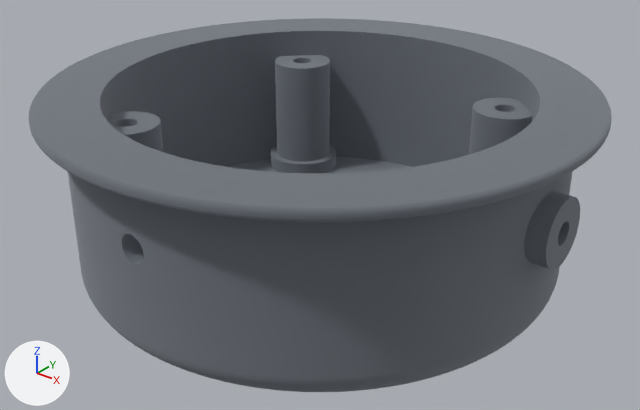
A saved change to the glTF model docs/models/cup.glb.
Both versions are drawn from a camera (50 mm lens) standing at (96.5, -120.6, 86.9) and looking at (1.4, -1.8, 13.3). Lighting does not change. The marker at lower left points along +X, +Y and +Z. The picture after the commit comes second. Where no turn or scale is listed for an object, it has been applied to the vertices. Vertices at exactly the same position are counted once.

In view in the first picture: 'cup'.
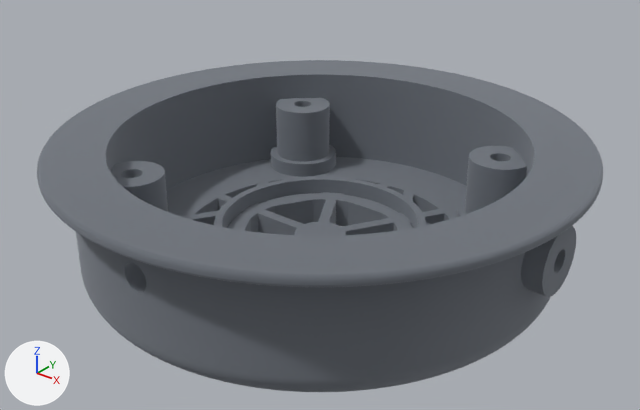
Changed parts and their boxes (x1, y1, x2, y2) in the pictures (640 x 410 px; the box of a moved part takes in the faces that stretch with it):
```json
{"object": "cup", "change": "reshaped", "before": [29, 18, 612, 392], "after": [37, 60, 603, 392], "on screen": "11% shorter"}
{"part": 1, "of": "me_cup", "change": "moved or reshaped", "before": [29, 18, 612, 374], "after": [37, 60, 603, 374]}
{"part": 2, "of": "me_cup", "change": "moved or reshaped", "before": [503, 174, 580, 337], "after": [503, 226, 576, 337]}
{"part": 3, "of": "me_cup", "change": "moved or reshaped", "before": [104, 189, 168, 351], "after": [111, 251, 168, 351]}
```

Scene script edits in JSON lines:
```json
{"block": "me_cup", "where": "# used by ob_cup; location = (0.0, 0.0, 0.0)"}
{"op": "remove", "block": "me_cup", "code": "me_cup.from_pydata(...)  # 18096 vertices, 36312 faces; spans x -50.8..50.8, y -50.8..50.8, z 0.0..36.0"}
{"op": "add", "block": "me_cup", "code": "me_cup.from_pydata(...)  # 18096 vertices, 36312 faces; spans x -50.8..50.8, y -50.8..50.8, z 0.0..26.0"}
{"block": "me_cup", "change": "me_cup part 1: 9956 of the vertices in x -50.8..50.8, y -50.8..50.8, z 24.5..36.0 are moved by (0.0, 0.0, -10.0)"}
{"block": "me_cup", "change": "me_cup part 2: all 559 vertices in x 43.0..49.0, y -6.0..6.0, z 16.0..28.0 are moved by (0.0, 0.0, -5.0)"}
{"block": "me_cup", "change": "me_cup part 3: all 350 vertices in x -2.5..2.5, y -45.7..-38.9, z 19.5..24.5 are moved by (0.0, 0.0, -5.0)"}
{"block": "me_cup", "change": "other edits to the shape of me_cup do not show in these pictures"}
```
